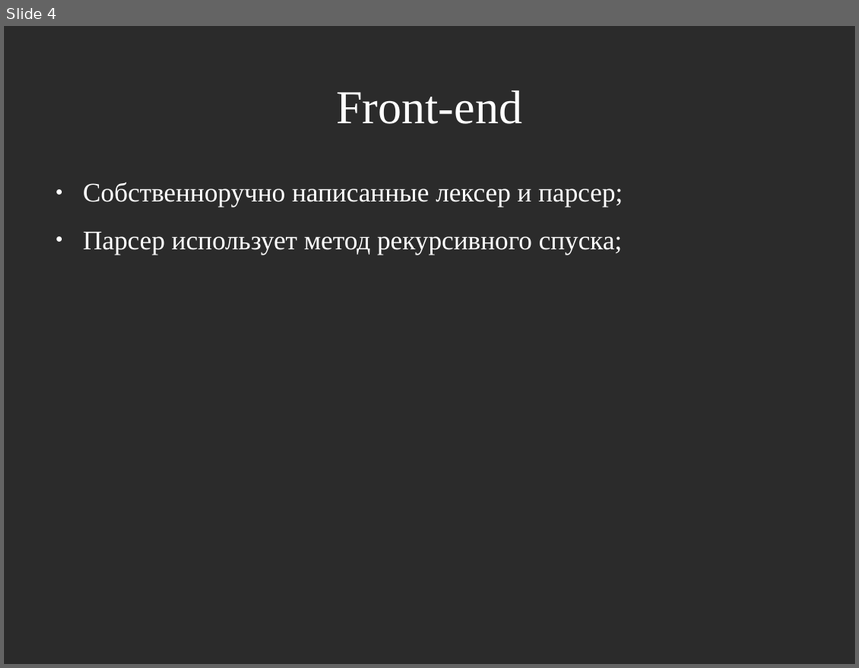
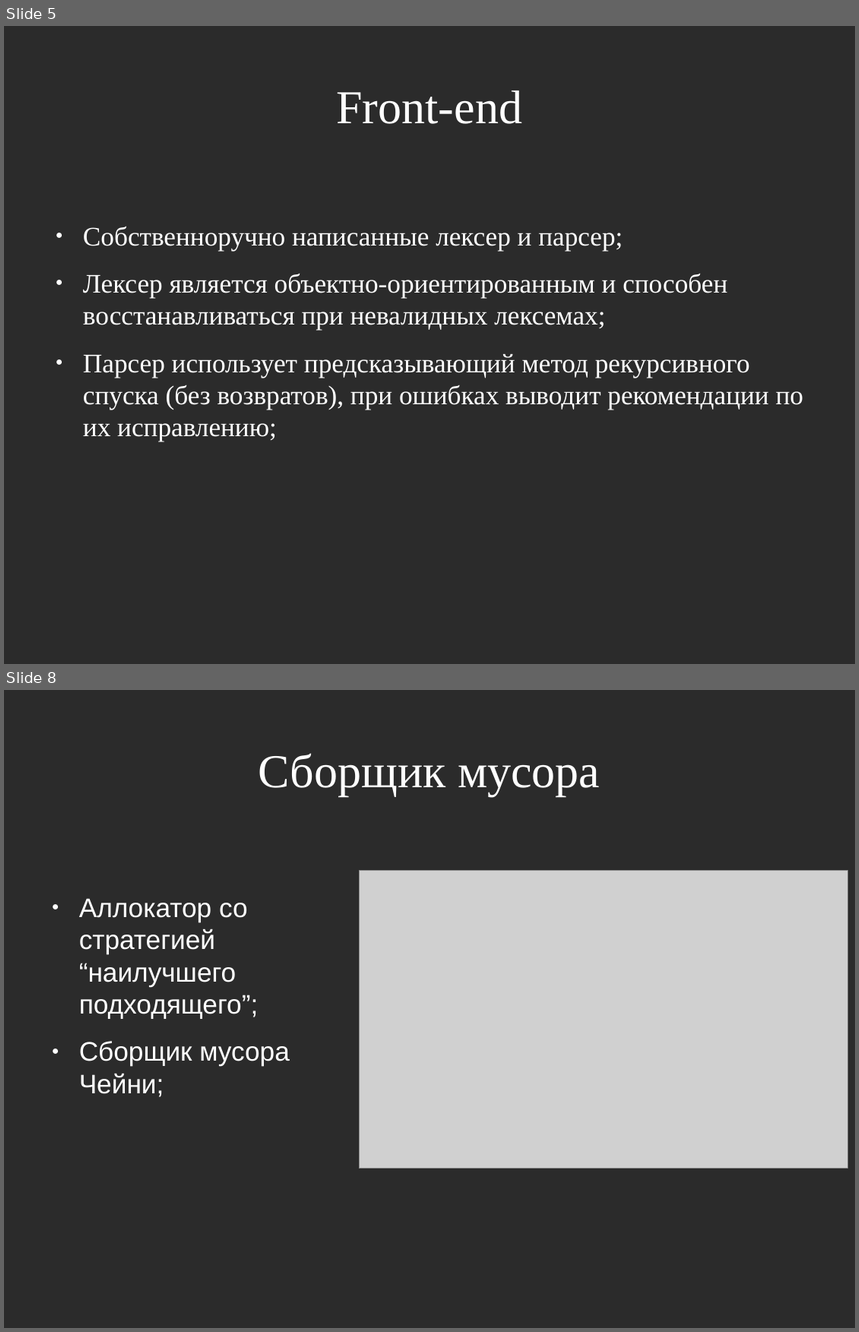
Before and after one commit to masyagin1998/GCI, a slide deck: docs/presentation.odp. Shown one above the other, each under a label of ours: slide 4 before the commit, slides 5 and 8 after it; the slides between them are not shown. The pictures are 859x668 and 859x1332 pixels, drawn with LibreOffice and Linux fonts; fonts in the diff are those of the drawing; grey boxes stand for pictures; background and template pictures are left out; a plain dark background stands for a picture behind light text. Boxes give left, top, right and bottom in pixels: in the first picture for what was removed or moved away, otherwise in the second. Text is boxed around its words. In the diff, an @@ line names an element or a change of style, - is before the commit and + after.

```diff
--- a/docs/presentation.odp
+++ b/docs/presentation.odp
@@ slide 8 added at (4, 690, 855, 1328), background picture (left out) @@
@@ title added at (259, 753, 600, 796), 44 pt, text #FFFFFF @@
+Сборщик мусора
@@ picture added at (360, 871, 848, 1169) @@
@@ text added at (79, 898, 290, 1097), 25 pt, text #FFFFFF @@
+● Аллокатор со стратегией “наилучшего подходящего”;
+● Сборщик мусора Чейни;
@@ what was slide 4 is now slide 5 @@
@@ slide 5 changed as well @@
@@ text "Собственноручно написанные лексер и парсер;": place and size @@
-text "Собственноручно написанные лексер и парсер;" at (83, 182, 623, 255)
+text "Собственноручно написанные лексер и парсер;" at (83, 226, 804, 442)
@@ text at (83, 274, 804, 442): text changed @@
-● Парсер использует метод рекурсивного спуска;
+● Лексер является объектно-ориентированным и способен восстанавливаться при невалидных лексемах;
+● Парсер использует предсказывающий метод рекурсивного спуска (без возвратов), при ошибках выводит рекомендации по их исправлению;
```
Also in this commit, not shown: 4 other slides changed, 5 other slides added, 7 slides removed, 38 other files.
